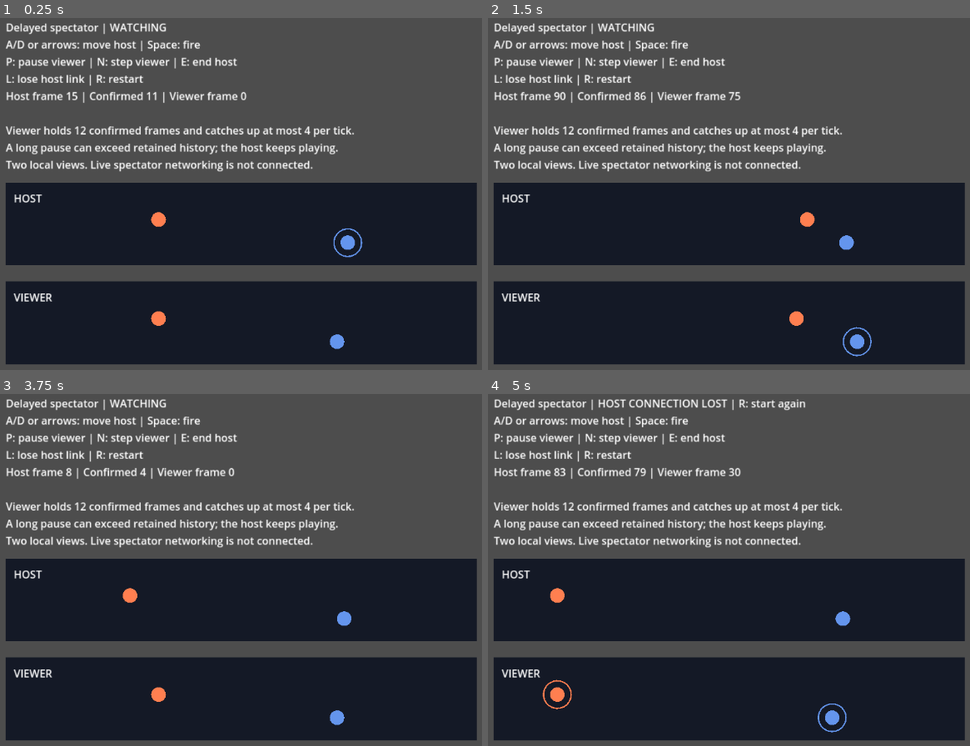
Above: before the commit, frames 1-4 (two rows, left to right).
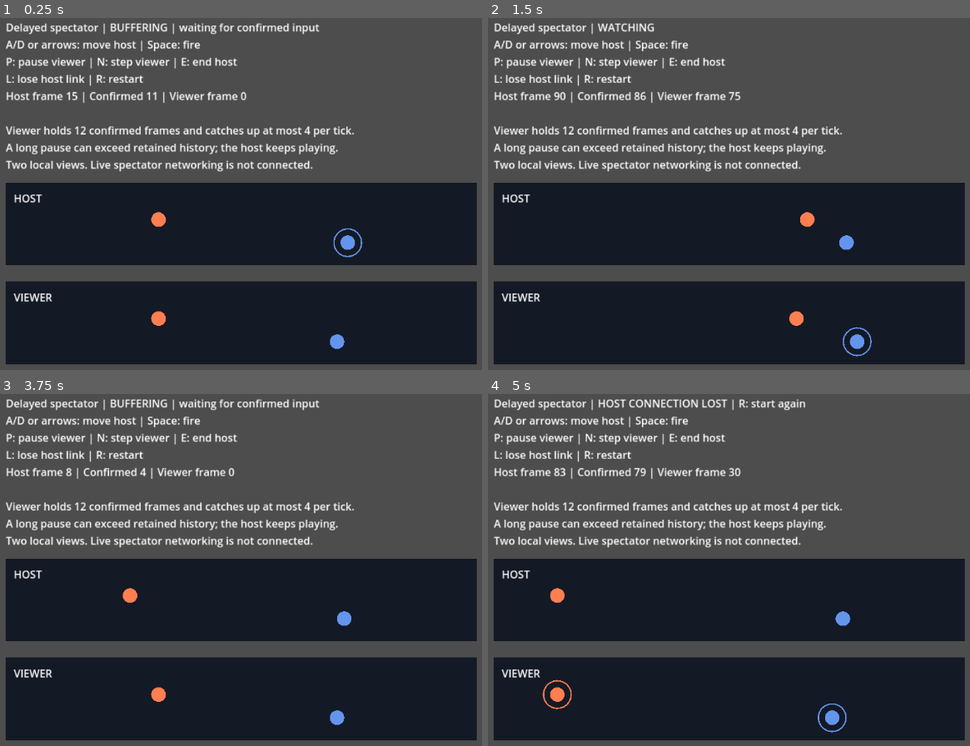
Above: after the commit, the same moments.

Repository: Ambiguous-Interactive/fortress-rollback-godot
Game: Godot game, scene res://examples/spectator/spectator.tscn
Same seed, same stepped clock (60 frames per second), same inputs: the game is played once before the commit and once after it. The project has no main scene, so this scene is started directly.
Inputs:
- Up to frame 1 (0.25 s): no input
- Up to frame 2 (1.5 s): tap Enter at 0.5 s; hold D 0.53-1.28 s; tap 1 at 0.6 s; tap Space at 0.77, 1.07 s; hold S from 1.28 s (still down); tap 2 at 1.35 s
- Up to frame 3 (3.75 s): tap Space at 1.52, 1.82, 3.02, 3.32 s; release S at 2.03 s; hold D 2.03-2.78 s; tap 3 at 2.1 s; hold W 2.78-3.53 s; tap P at 2.85 s; hold A from 3.53 s (still down); tap R at 3.6 s
- Up to frame 4 (5 s): keep holding A; tap Space at 3.77, 4.07, 4.52, 4.82 s; tap L at 4.35 s

The runs differ from the first frame. In frame 1, 0.6% of the frame differs, in the area x 22-67%, y 1-5%; in frame 2, nothing differs; in frame 3, 0.6%; in frame 4, nothing differs.

Commit message:
Explain spectator buffering and paused final tails
Show startup buffering, paused-tail resume controls and a readable retained-history failure with restart guidance.

The new scene regression fails five intended assertions before repair; all fifteen demo cases pass twice after repair. Fresh independent review found no actionable defects; the screenshot was rendered and inspected.

Diff:
--- a/examples/spectator/spectator.gd
+++ b/examples/spectator/spectator.gd
@@ -61,10 +61,16 @@
 		_label.text = "Could not start: code %d" % _code
 		return
 	var state: String = "PAUSED" if demo.is_paused else "WATCHING"
+	if not demo.is_paused and demo.game.frame == 0 and demo.viewer.recommended_steps() == 0:
+		state = "BUFFERING | waiting for confirmed input"
 	if demo.is_finishing:
-		state = "DRAINING FINAL TAIL" if demo.is_host_finished else "CONFIRMING FINAL INPUTS"
+		state = "CONFIRMING FINAL INPUTS"
+		if demo.is_host_finished:
+			state = "FINAL TAIL PAUSED | P: resume or N: step" if demo.is_paused else "DRAINING FINAL TAIL"
 	if demo.viewer.status().lifecycle == Types.Lifecycle.TERMINATED:
 		state = "COMPLETE | R: start again" if demo.viewer_code == Types.Code.TERMINATED else "STOPPED: code %d | R: start again" % demo.viewer_code
+		if demo.viewer_code == Types.Code.HISTORY_UNAVAILABLE:
+			state = "HISTORY UNAVAILABLE | R: start again"
 	if demo.is_host_connection_lost:
 		state = "HOST CONNECTION LOST | R: start again"
 	_label.text = (
--- a/tests/unit/test_spectator_demo.gd
+++ b/tests/unit/test_spectator_demo.gd
@@ -33,7 +33,8 @@
 			"host_loss_control",
 			"restart_lifetimes",
 			"restart_busy",
-			"service_busy"
+			"service_busy",
+			"playback_feedback"
 		]
 	)
 
@@ -47,7 +48,10 @@
 		_lost_history(context)
 	elif name == "paused_final_tail":
 		_paused_final_tail(context)
-	elif name in ["single_frame", "single_frame_end", "single_frame_control", "host_loss", "host_loss_control", "restart_lifetimes", "restart_busy", "service_busy"]:
+	elif (
+		name
+		in ["single_frame", "single_frame_end", "single_frame_control", "host_loss", "host_loss_control", "restart_lifetimes", "restart_busy", "service_busy", "playback_feedback"]
+	):
 		call("_" + name, context)
 	elif name == "clean_host_end":
 		_clean_host_end(context)
@@ -517,3 +521,46 @@
 		demo.is_finishing,
 		demo.viewer.status().reason
 	]
+
+
+# Value: protects=viewer explains buffering, paused final tail and lost history; fails_when=idle viewing claims active playback;
+# why_new=demo lifecycle tests inspect codes without user guidance; seam=scene labels
+func _playback_feedback(context: RefCounted) -> void:
+	var scene: Node2D = Scene.new()
+	scene._ready()
+	context.equal(scene._label.text.contains("BUFFERING"), true, "startup explains why viewer has not advanced")
+	context.equal(scene._label.text.contains("confirmed input"), true, "startup identifies the input wait")
+	for tick: int in range(60):
+		scene.demo.tick(Game.RIGHT)
+	scene._update_label()
+	context.equal(scene.demo.game.frame > 0, true, "control reaches actual viewing")
+	context.equal(scene._label.text.contains("WATCHING"), true, "eligible live input shows normal watching")
+	scene.demo.is_paused = true
+	for tick: int in range(20):
+		scene.demo.tick(Game.LEFT)
+	scene._update_label()
+	context.equal(scene._label.text.contains("PAUSED"), true, "ordinary pause stays visible")
+	context.equal(scene.demo.finish_host(), Types.Code.OK, "stop host while viewer is paused")
+	for tick: int in range(20):
+		scene.demo.tick(0)
+	scene._update_label()
+	context.equal(scene.demo.is_host_finished, true, "host has published clean ending")
+	context.equal(scene._label.text.contains("FINAL TAIL PAUSED"), true, "paused tail does not claim to drain")
+	context.equal(scene._label.text.contains("P: resume or N: step"), true, "paused final tail gives recovery controls")
+	scene.demo.is_paused = false
+	scene.demo.tick(0)
+	scene._update_label()
+	context.equal(scene._label.text.contains("DRAINING FINAL TAIL"), true, "resumed tail shows actual draining")
+	for tick: int in range(40):
+		scene.demo.tick(0)
+	scene._update_label()
+	context.equal(scene._label.text.contains("COMPLETE"), true, "clean ending takes precedence over draining")
+	context.equal(scene.demo.start(), Types.Code.OK, "fresh lost-history scenario")
+	scene.demo.is_paused = true
+	for tick: int in range(300):
+		scene.demo.tick(0)
+	scene._update_label()
+	context.equal(scene.demo.viewer_code, Types.Code.HISTORY_UNAVAILABLE, "long pause actually loses bounded host history")
+	context.equal(scene._label.text.contains("HISTORY UNAVAILABLE"), true, "lost history has a readable reason")
+	context.equal(scene._label.text.contains("R: start again"), true, "lost history explains how to recover")
+	scene.free()
Binary file changed: docs/images/spectator-example.png
Not shown, changed: docs/spectators.md
